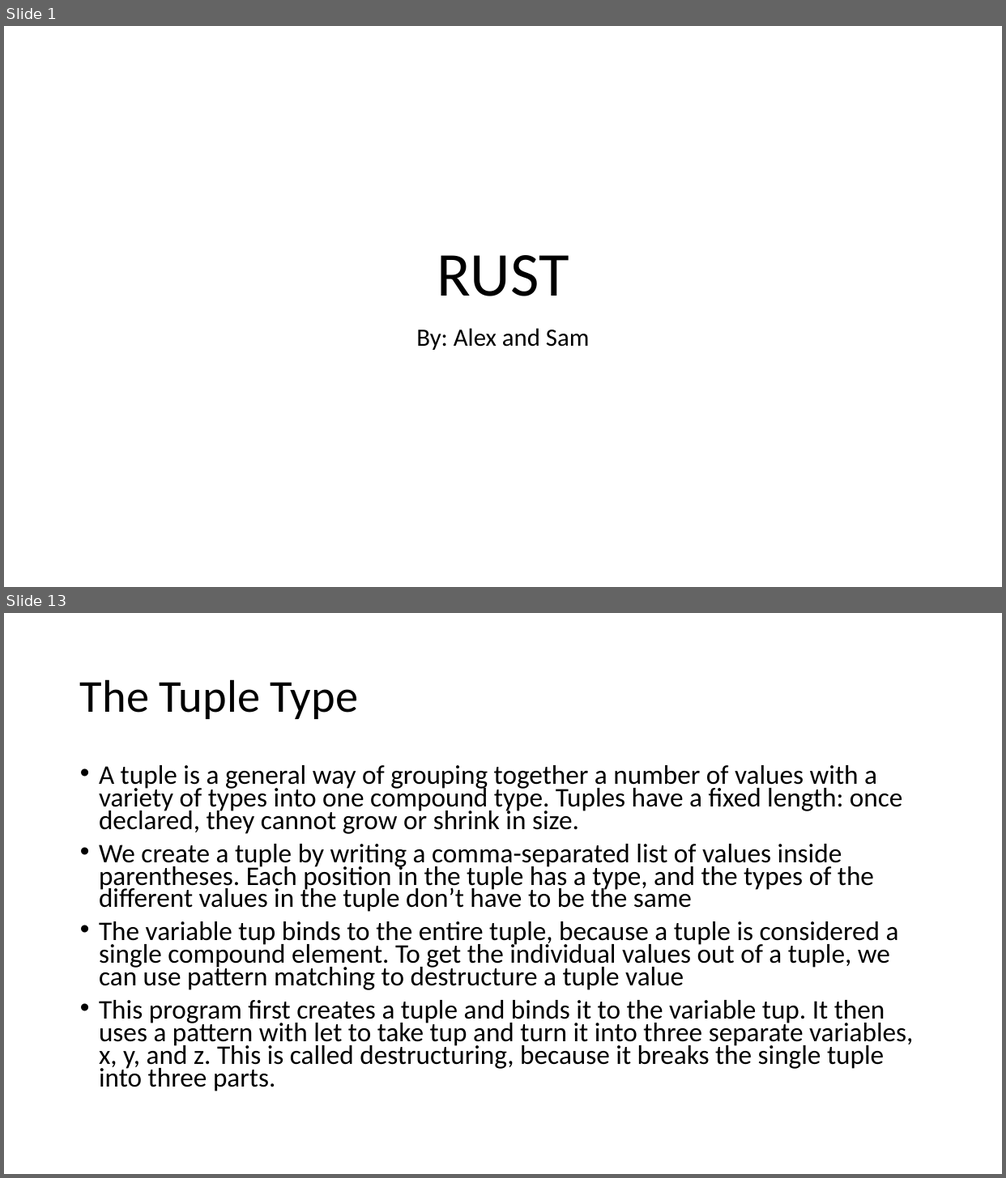
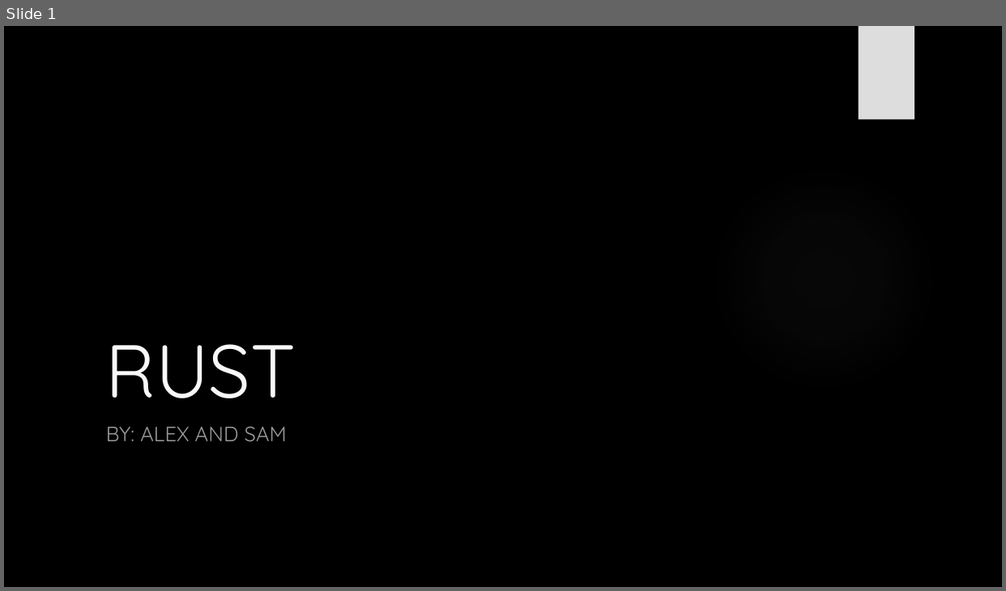
Before and after one commit to AlexbMitchelmore/WebDevRust, a slide deck: RUST.pptx. Shown one above the other, each under a label of ours: slides 1 and 13 before the commit, slide 1 after it; the slides between them are not shown. The pictures are 1006x1178 and 1006x591 pixels, drawn with LibreOffice and Linux fonts; fonts in the diff are those of the drawing; background and template pictures are left out. Boxes give left, top, right and bottom in pixels: in the first picture for what was removed or moved away, otherwise in the second. Text is boxed around its words. In the diff, an @@ line names an element or a change of style, - is before the commit and + after.

```diff
--- a/RUST.pptx
+++ b/RUST.pptx
@@ slide 13 removed at (4,613,1002,1174), background #FFFFFF @@
@@ title removed at (80,679,358,719) @@
-The Tuple Type
@@ text removed at (99,765,913,1092) @@
-• A tuple is a general way of grouping together a number of values with a variety of types into one compound type. Tuples have a fixed length: once declared, they cannot grow or shrink in size.
-• We create a tuple by writing a comma-separated list of values inside parentheses. Each position in the tuple has a type, and the types of the different values in the tuple don’t have to be the same
-• The variable tup binds to the entire tuple, because a tuple is considered a single compound element. To get the individual values out of a tuple, we can use pattern matching to destructure a tuple value
-• This program first creates a tuple and binds it to the variable tup. It then uses a pattern with let to take tup and turn it into three separate variables, x, y, and z. This is called destructuring, because it breaks the single tuple into three parts.
@@ slide 1 changed as well @@
@@ background #FFFFFF to picture (left out) @@
@@ rectangle added at (859,26,914,120), fill #DDDDDD @@
@@ title "RUST": place and size @@
-title "RUST" at (437,255,569,297)
+title "RUST" at (106,344,296,399)
@@ title "RUST" at (106,344,296,399): size 60 to 72 pt, font Calibri to Quicksand, text colour #000000 to #F8F8F8; alignment centre to left; line spacing 0.9 to 1 @@
@@ ellipse added at (709,163,939,394), fill gradient #666666 @@
@@ subtitle at (106,427,287,442): text changed; size 24 to 20 pt; font Calibri to Quicksand; text colour #000000 to #999999 @@
-By: Alex and Sam
+BY: ALEX AND SAM
```
Also in this commit, not shown: 7 other slides changed, 16 slides added, 11 other slides removed, 1 other file.
